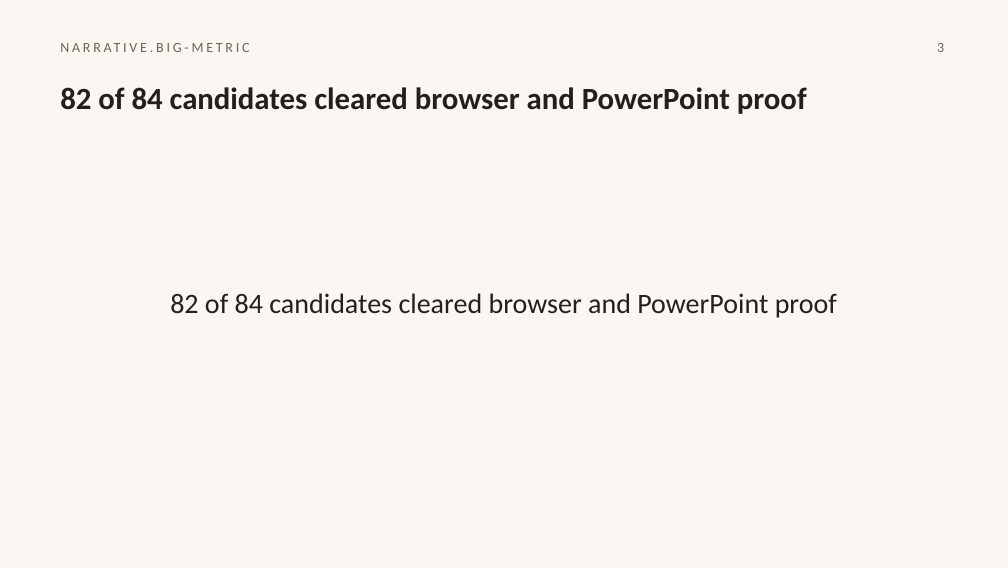
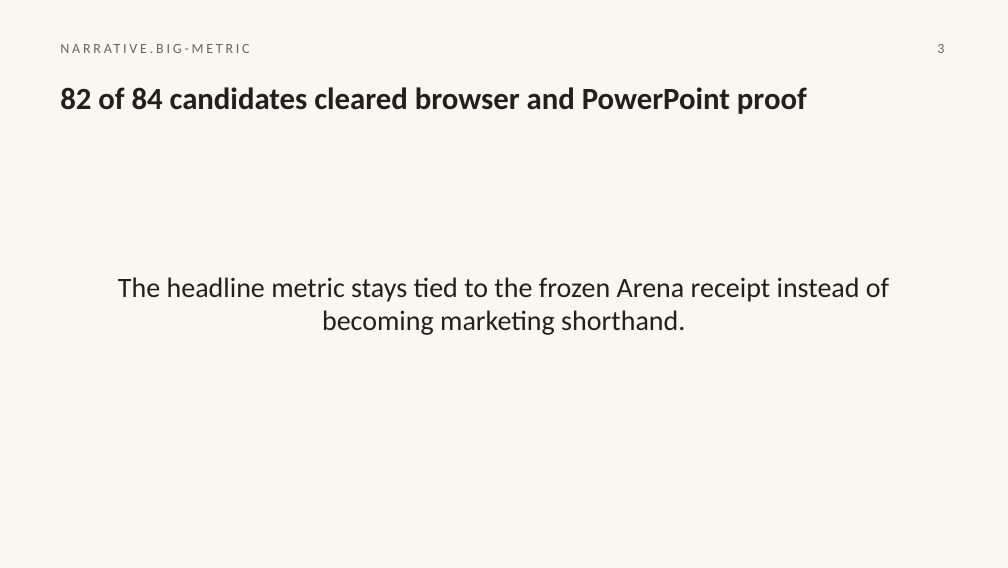
Before and after one commit to HomenShum/NodeSlide, a slide deck: slide 3 of outputs/atlas-v3-native/roundtrip-ppt.pptx. Drawn at 1008x568 pixels with LibreOffice and Linux fonts; fonts in the diff are those of the drawing. Boxes give left, top, right and bottom in pixels: in the first picture for what was removed or moved away, otherwise in the second. Text is boxed around its words. In the diff, an @@ line names an element or a change of style, - is before the commit and + after.

```diff
--- a/outputs/atlas-v3-native/roundtrip-ppt.pptx
+++ b/outputs/atlas-v3-native/roundtrip-ppt.pptx
@@ text at [118, 277, 889, 335]: text changed @@
-82 of 84 candidates cleared browser and PowerPoint proof
+The headline metric stays tied to the frozen Arena receipt instead of becoming marketing shorthand.
```
Also in this commit, not shown: 30 other slides changed.
